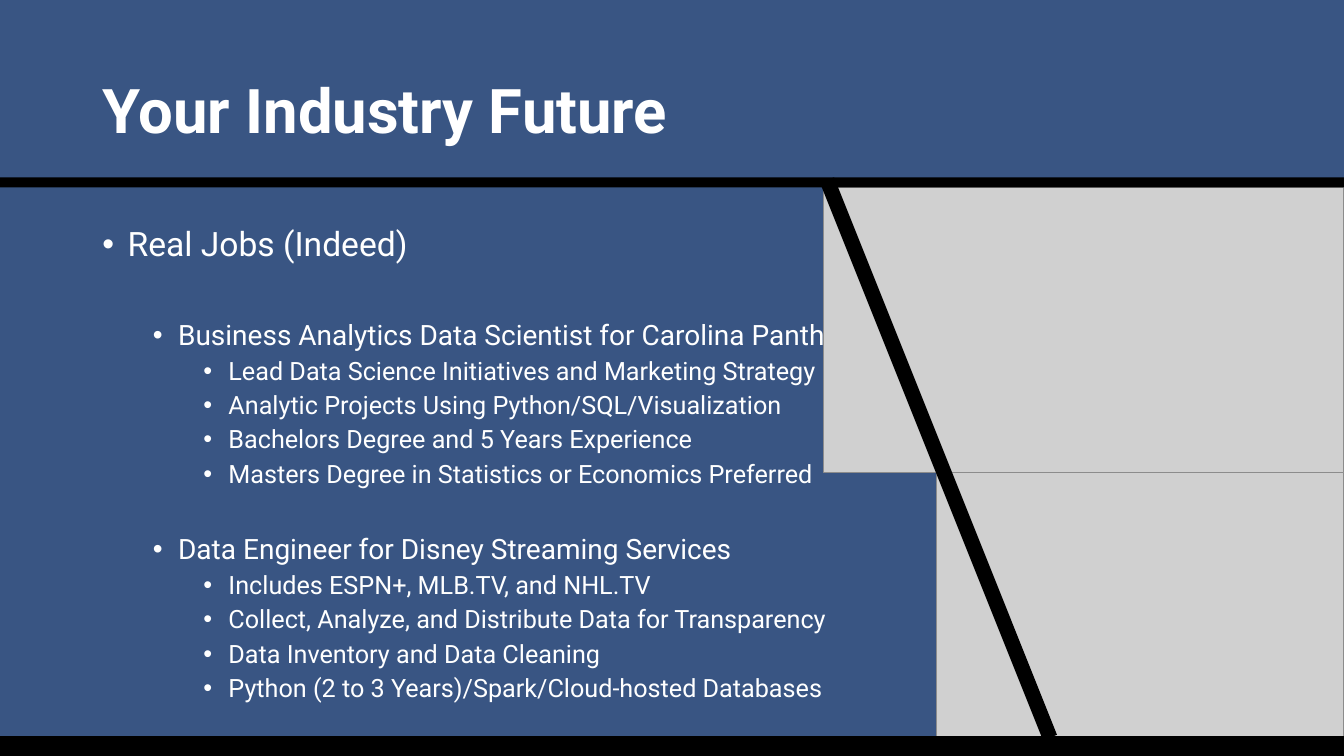
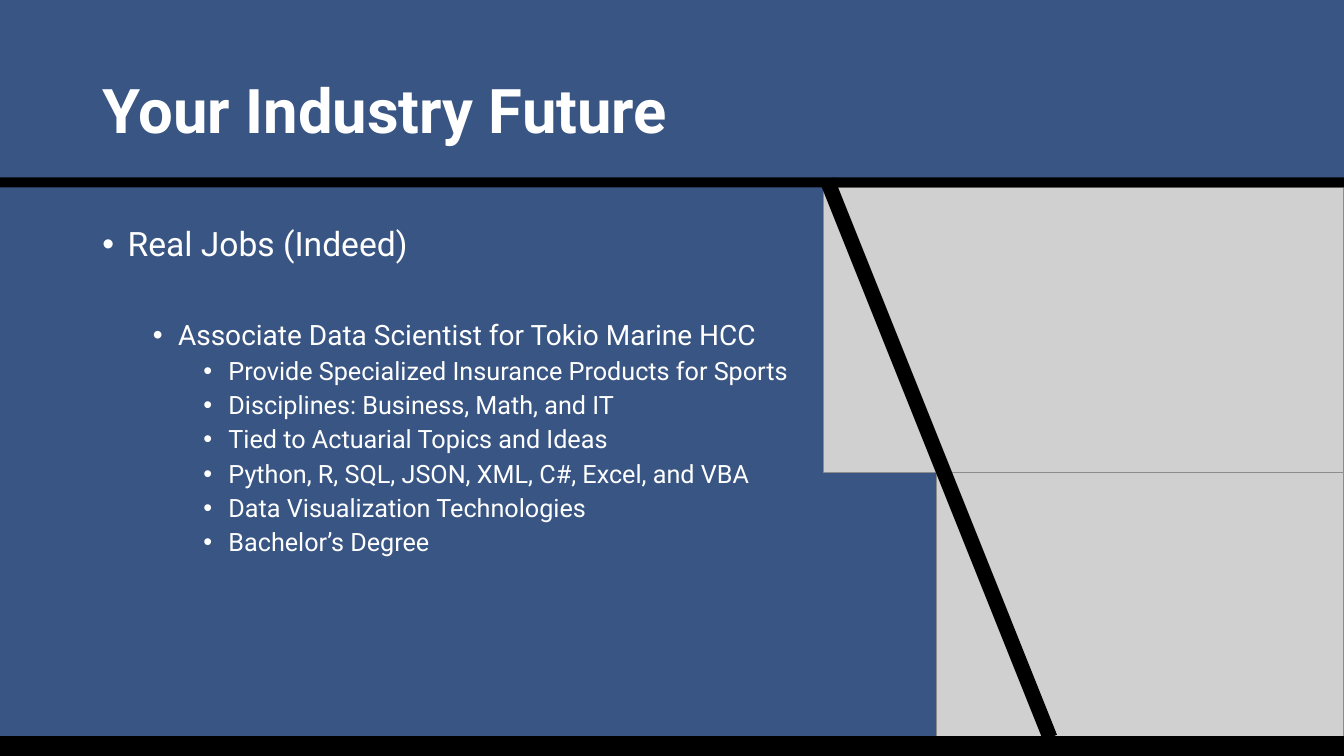
Before and after one commit to SuperMarioGiacomazzo/STOR538_WEBSITE, a slide deck: slide 17 of Slides/Sports Analytics 3/Sports_Analytics_3_Lecture.pptx (slide 16 before the commit). Drawn at 1344x756 pixels with LibreOffice and Linux fonts; fonts in the diff are those of the drawing; grey boxes stand for pictures. Boxes give left, top, right and bottom in pixels: in the first picture for what was removed or moved away, otherwise in the second. Text is boxed around its words. In the diff, an @@ line names an element or a change of style, - is before the commit and + after.

```diff
--- a/Slides/Sports Analytics 3/Sports_Analytics_3_Lecture.pptx
+++ b/Slides/Sports Analytics 3/Sports_Analytics_3_Lecture.pptx
@@ text at (178, 323, 788, 557): text changed @@
-  • Business Analytics Data Scientist for Carolina Panthers
-    • Lead Data Science Initiatives and Marketing Strategy
-    • Analytic Projects Using Python/SQL/Visualization
-    • Bachelors Degree and 5 Years Experience
-    • Masters Degree in Statistics or Economics Preferred
-  • Data Engineer for Disney Streaming Services
-    • Includes ESPN+, MLB.TV, and NHL.TV
-    • Collect, Analyze, and Distribute Data for Transparency
-    • Data Inventory and Data Cleaning
-    • Python (2 to 3 Years)/Spark/Cloud-hosted Databases
+  • Associate Data Scientist for Tokio Marine HCC
+    • Provide Specialized Insurance Products for Sports
+    • Disciplines: Business, Math, and IT
+    • Tied to Actuarial Topics and Ideas
+    • Python, R, SQL, JSON, XML, C#, Excel, and VBA
+    • Data Visualization Technologies
+    • Bachelor’s Degree
```
Also in this commit, not shown: 6 other slides changed, 1 slide removed, 3 other files.
